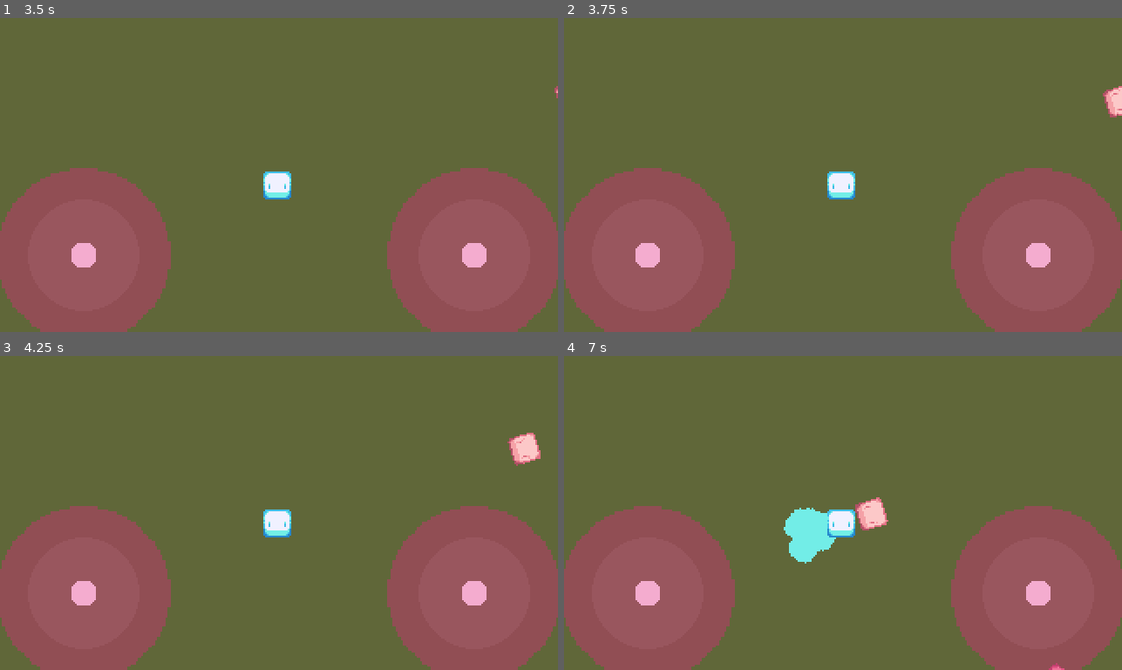
Above: before the commit, frames 1-4 (two rows, left to right).
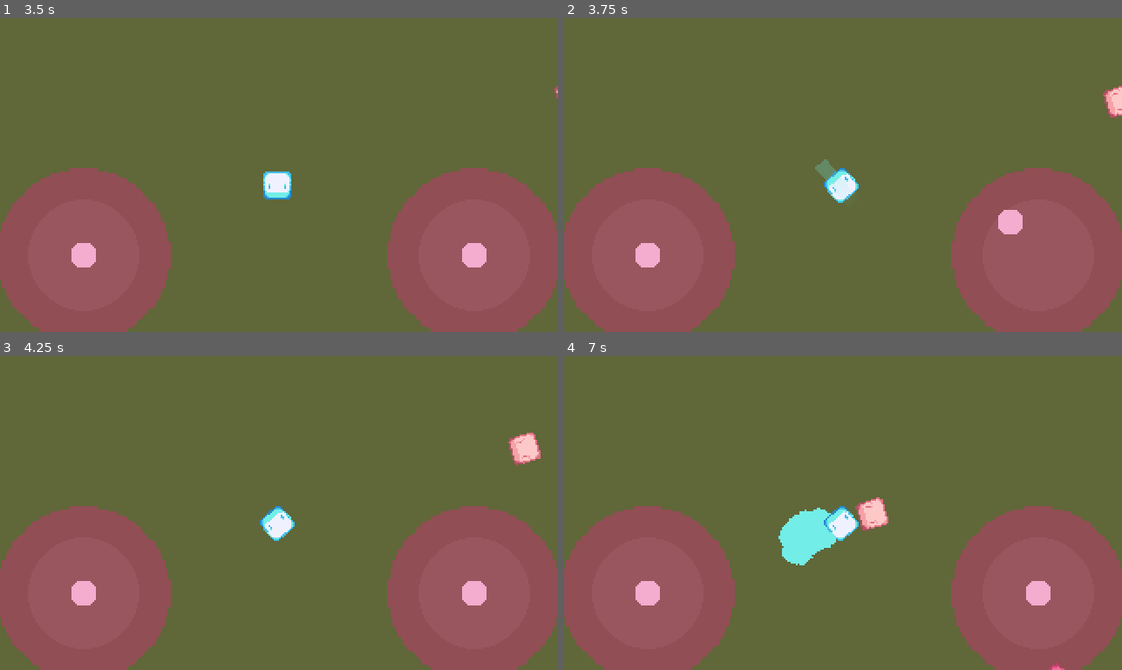
Above: after the commit, the same moments.

Repository: wyvernbw/godot-shooter-demo
Game: Godot game, scene res://world/World.tscn
The game is run twice, just before and just after one commit, with the same random seed, the same clock (stepped at 60 frames per second) and the same inputs.
Inputs (mouse positions are in pixels of both pictures, inside the frame that each line leads up to):
- Up to frame 1 (3.5 s): tap Enter at 0.5, 2 s; move the mouse to (401, 159) at 0.52 s; click (401, 159) at 0.67 s; tap Space at 1.25, 2.75 s; drag from (167, 190) to (251, 237) at 1.27 s; move the mouse to (334, 105) at 2.02 s; click (334, 105) at 2.17 s; drag from (251, 237) to (111, 127) at 2.77 s
- Up to frame 2 (3.75 s): tap Enter at 3.5 s; move the mouse to (1010, 222) at 3.52 s; click (1010, 222) at 3.67 s
- Up to frame 3 (4.25 s): no input
- Up to frame 4 (7 s): drag from (675, 465) to (759, 434) at 4.27 s; move the mouse to (870, 513) at 5.02 s; click (870, 513) at 5.17 s; drag from (759, 434) to (843, 522) at 5.77 s; move the mouse to (965, 497) at 6.52 s; click (965, 497) at 6.67 s

Frame 1 is identical in both runs. In frame 2, 1.0% of the frame differs, in the area x 45-88%, y 45-80%; in frame 3, 0.3%; in frame 4, 0.7%.

Commit message:
Fix joystick bug

Diff:
--- a/gui/joystick.gd
+++ b/gui/joystick.gd
@@ -36,7 +36,8 @@
 	return (button.global_position - self.position).normalized()
 
 func in_search_area(pos : Vector2) -> bool:
-	return pos.length() <= search_radius
+	var length = (self.position - pos).length()
+	return length <= search_radius
 
 func set_search_radius(new_radius : int) -> void:
 	search_radius = new_radius
